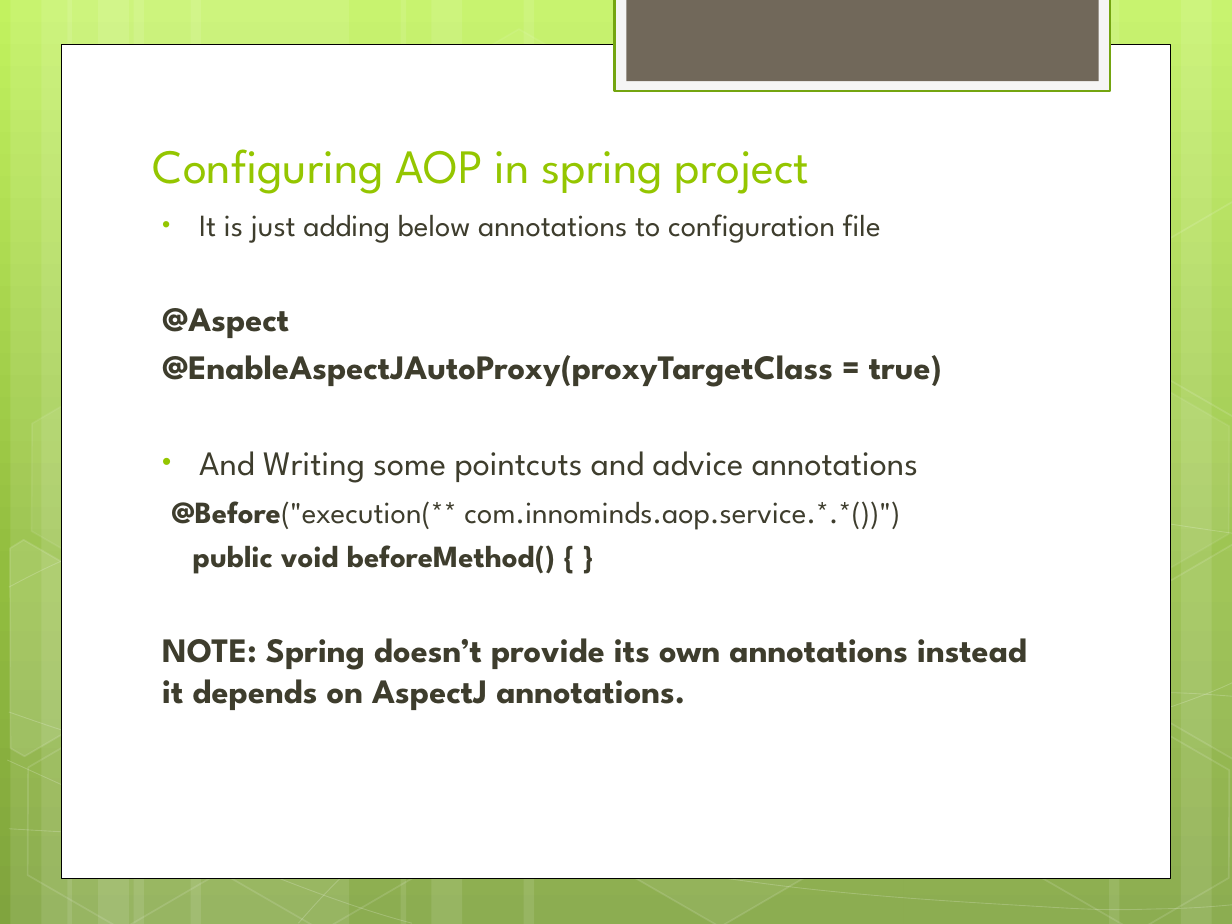
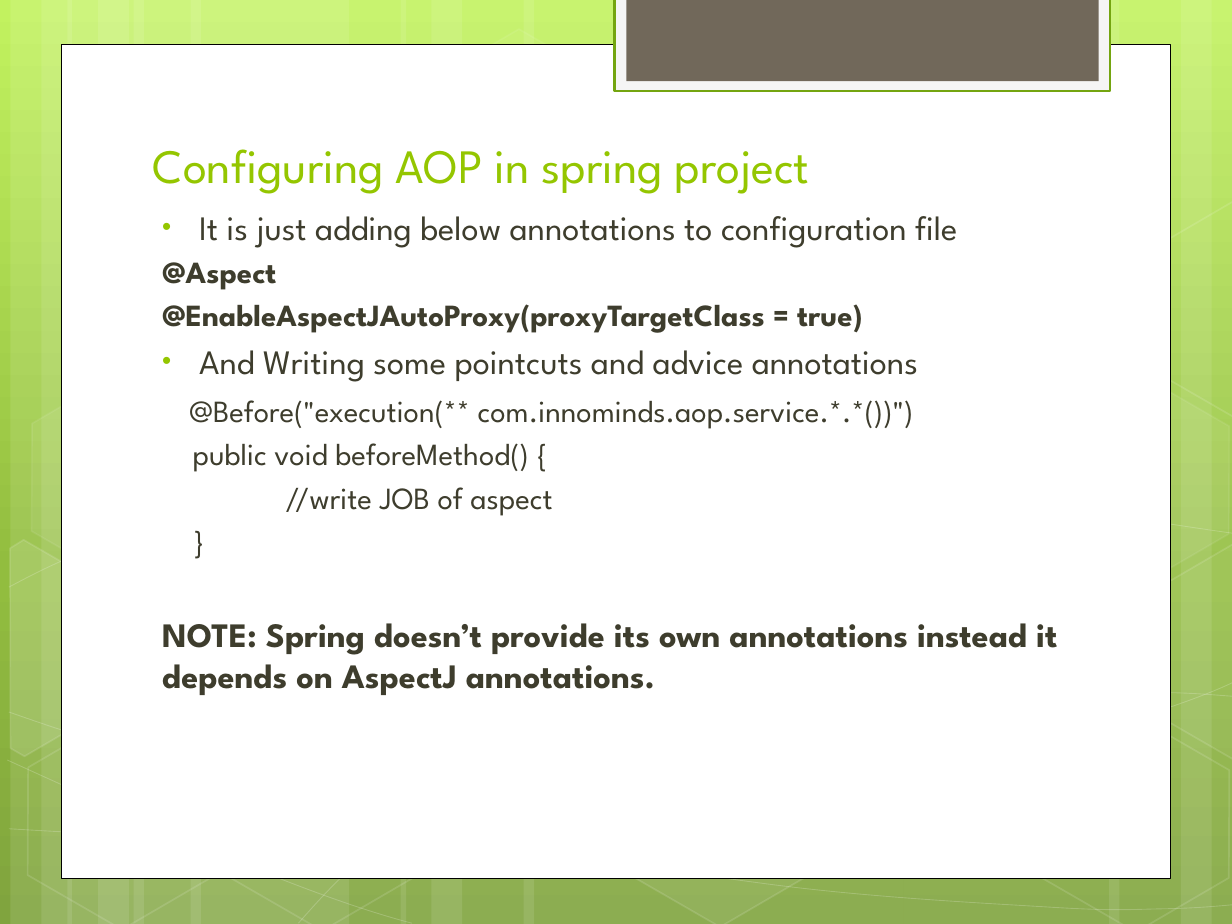
Before and after one commit to IPython-Learn/spring-java-training, a slide deck: slide 22 of SpringJavaTraining.pptx (slide 18 before the commit). Drawn at 1232x924 pixels with LibreOffice and Linux fonts; fonts in the diff are those of the drawing. Boxes give left, top, right and bottom in pixels: in the first picture for what was removed or moved away, otherwise in the second. Text is boxed around its words. In the diff, an @@ line names an element or a change of style, - is before the commit and + after.

Commit message:
spring java based config

```diff
--- a/SpringJavaTraining.pptx
+++ b/SpringJavaTraining.pptx
@@ text at [162, 216, 957, 429]: size 18 to 20 pt in "It is just adding below annotations to ..."; size 20 to 18 pt in "@Aspect", "@EnableAspectJAutoProxy(proxyTargetClass = true)"; bold off in "@Before("execution(**" @@
@@ text at [193, 443, 552, 516]: text changed; bold off @@
-public void beforeMethod() { }
+public void beforeMethod() {
+//write JOB of aspect
+}
```
Also in this commit, not shown: 6 other slides changed, 5 slides added, 1 slide removed, 8 other files.
